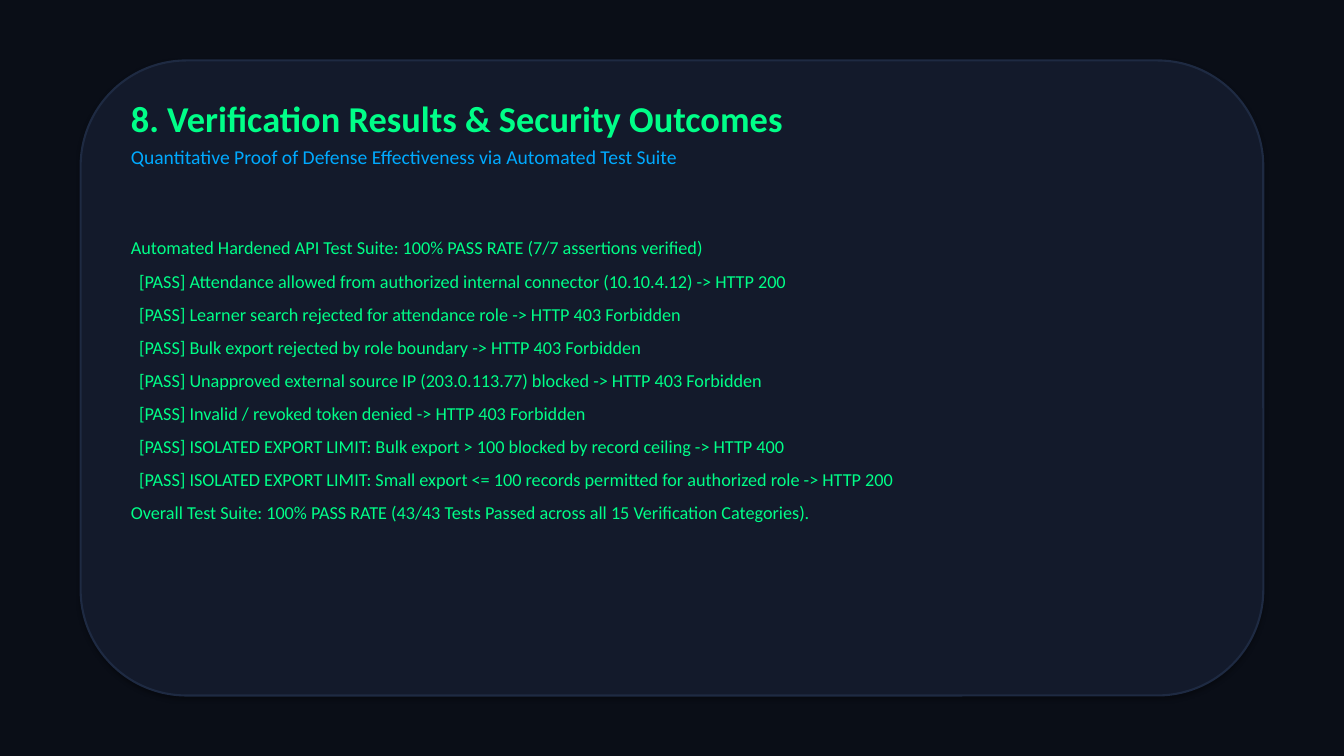
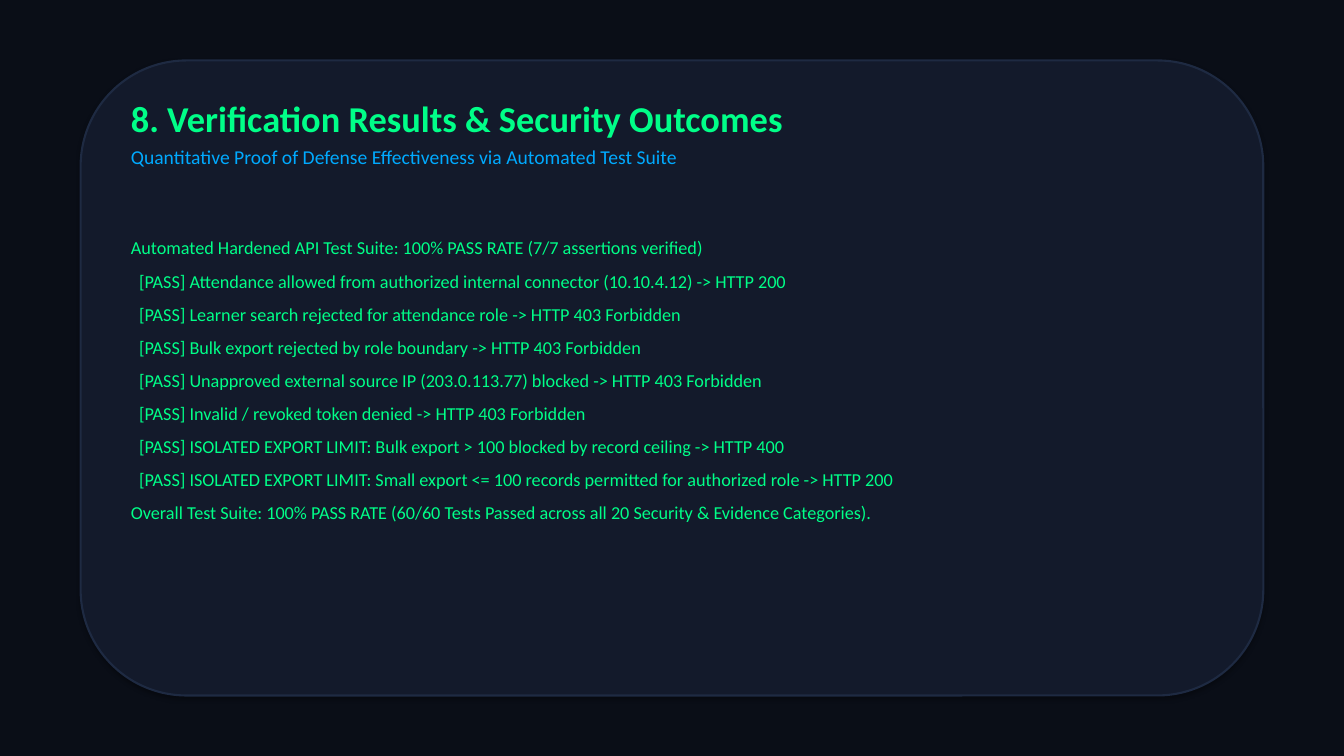
Before and after one commit to kandukurijagan1/crimeathon, a slide deck: slide 9 of SENTRIX_SHIELD_PRESENTATION.pptx. Drawn at 1344x756 pixels with LibreOffice and Linux fonts; fonts in the diff are those of the drawing. Boxes give left, top, right and bottom in pixels: in the first picture for what was removed or moved away, otherwise in the second. Text is boxed around its words. In the diff, an @@ line names an element or a change of style, - is before the commit and + after.

Commit message:
Final Crimeathon Fix: Implemented Flask API authentication & RBAC, input validation with ipaddress, explicit CORS, corrected forensic simulation wording, and expanded 20-category 60-test security suite

```diff
--- a/SENTRIX_SHIELD_PRESENTATION.pptx
+++ b/SENTRIX_SHIELD_PRESENTATION.pptx
@@ text at <box>131,506,871,522</box>: text changed @@
-Overall Test Suite: 100% PASS RATE (43/43 Tests Passed across all 15 Verification Categories).
+Overall Test Suite: 100% PASS RATE (60/60 Tests Passed across all 20 Security & Evidence Categories).
```
Also in this commit, not shown: 4 other slides changed, 9 other files.
